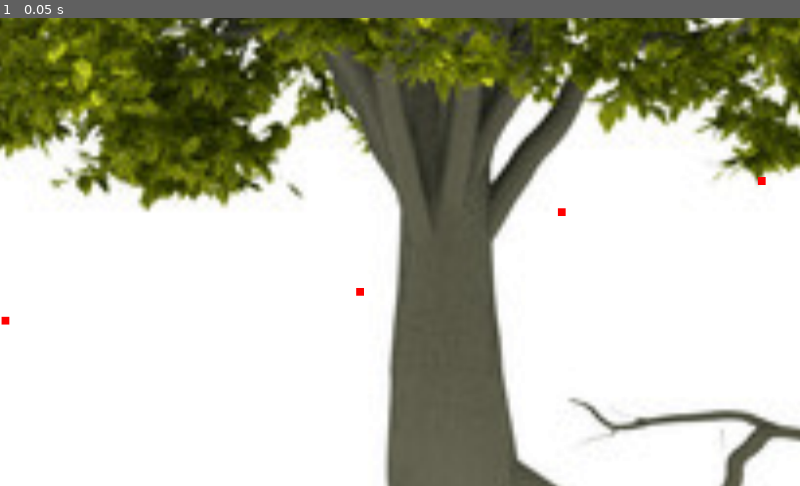
Above: before the commit, frame 1.
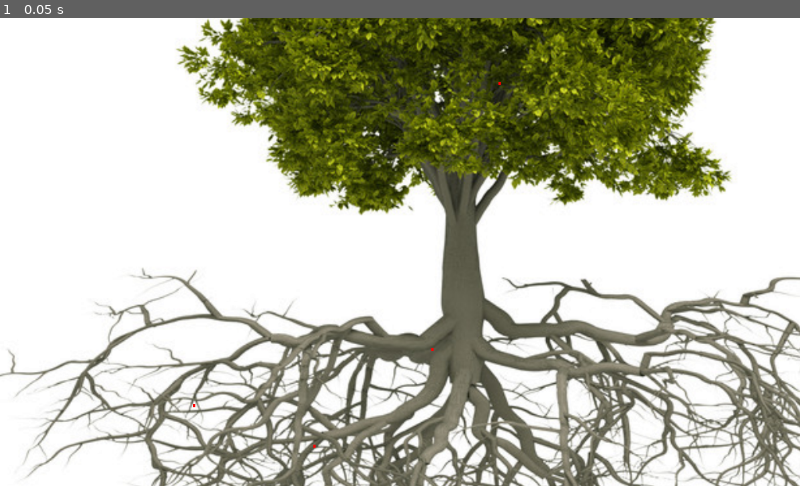
Above: after the commit, the same moment.

Repository: TaneliR/fgj2023
Game: Godot game, scene res://Scenes/PaavosTestScene.tscn
Same seed, same stepped clock (60 frames per second), same inputs: the game is played once before the commit and once after it.
Inputs:
- Up to frame 1 (0.05 s): no input

The runs differ from the first frame. In frame 1, 55% of the frame differs, in the area x 0-100%, y 0-100%.

Commit message:
nicely working camera script. move stuff

Diff:
--- a/Roots/Scenes/PaavoCamera.gd
+++ /dev/null
@@ -1,4 +0,0 @@
-extends Camera2D
-
-func _on_CameraNode_average_signal(average_signal):
-	print("Received average position:", average_signal)
--- a/Roots/Scenes/PaavoCamera.tscn
+++ b/Roots/Scenes/PaavoCamera.tscn
@@ -1,6 +1,6 @@
 [gd_scene load_steps=2 format=2]
 
-[ext_resource path="res://Scenes/PaavoCamera.gd" type="Script" id=1]
+[ext_resource path="res://Scripts/PaavoCamera.gd" type="Script" id=1]
 
 [node name="Camera" type="Camera2D"]
 current = true
--- a/Roots/Scenes/PaavosTestScene.tscn
+++ b/Roots/Scenes/PaavosTestScene.tscn
@@ -1,9 +1,9 @@
 [gd_scene load_steps=5 format=2]
 
 [ext_resource path="res://Assets/Tree-Roots.jpg" type="Texture" id=1]
-[ext_resource path="res://Scenes/PaavoNodeRandomizer.gd" type="Script" id=2]
-[ext_resource path="res://Scenes/PaavoCameraManagerScript.gd" type="Script" id=3]
-[ext_resource path="res://Scenes/PaavoCamera.gd" type="Script" id=4]
+[ext_resource path="res://Scripts/PaavoNodeRandomizer.gd" type="Script" id=2]
+[ext_resource path="res://Scripts/PaavoCameraManagerScript.gd" type="Script" id=3]
+[ext_resource path="res://Scripts/PaavoCamera.gd" type="Script" id=4]
 
 [node name="TestScene" type="Node2D"]
 
@@ -17,6 +17,7 @@
 
 [node name="Camera2D" type="Camera2D" parent="CameraNode"]
 current = true
+zoom = Vector2( 3, 3 )
 script = ExtResource( 4 )
 
 [node name="NodeRandomizer" type="Node2D" parent="."]
--- /dev/null
+++ b/Roots/Scripts/PaavoCamera.gd
@@ -0,0 +1,4 @@
+extends Camera2D
+
+func _on_CameraNode_average_signal(average_signal):
+	position = average_signal		# set camera pos
--- a/Roots/Scenes/PaavoNodeRandomizer.gd
+++ b/Roots/Scripts/PaavoNodeRandomizer.gd
@@ -3,11 +3,14 @@
 func _ready():
 	for i in range(5):
 
-		# Creates two random nodes with random positions and red
-		#rectangles for debugging, and adds them as child nodes
+		var randNode = Node2D.new()
 
-		var randNode = Node2D.new()
-		randNode.position = Vector2(rand_range(-1000, 1000), rand_range(-100, 100))
+		randomize()
+		var randX = rand_range(-1000, 1000)
+		randomize()
+		var randY = rand_range(-1000, 1000)
+
+		randNode.position = Vector2(randX,randY)
 
 		var color_rect = ColorRect.new()
 		color_rect.rect_size = Vector2(10, 10)
Renamed: Roots/Scenes/PaavoCameraManagerScript.gd -> Roots/Scripts/PaavoCameraManagerScript.gd
